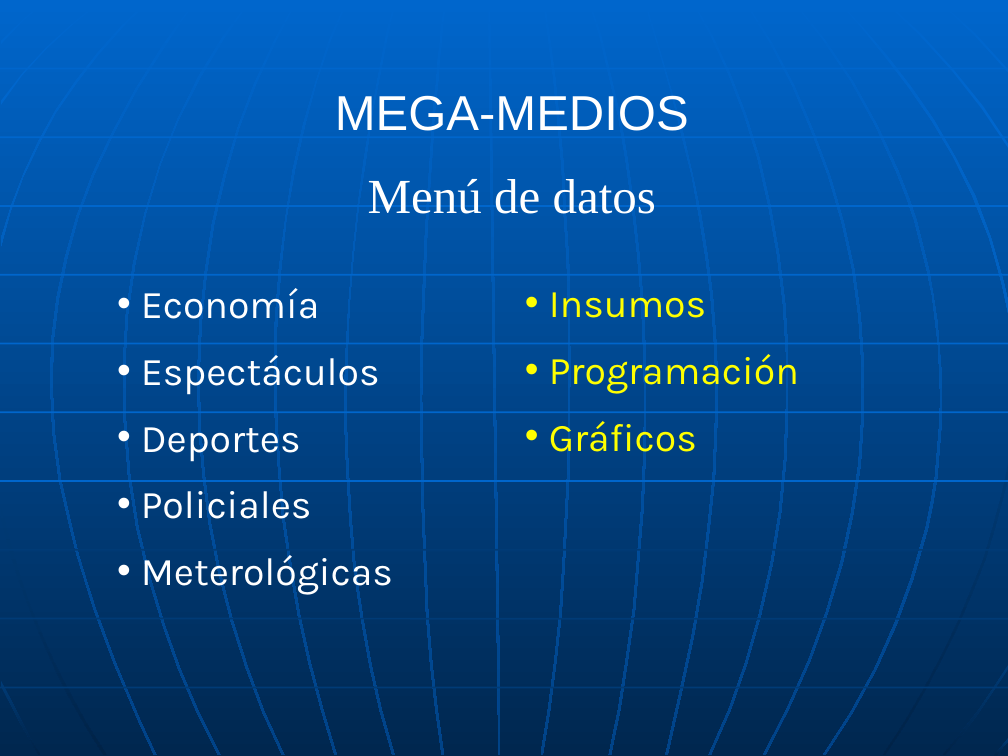
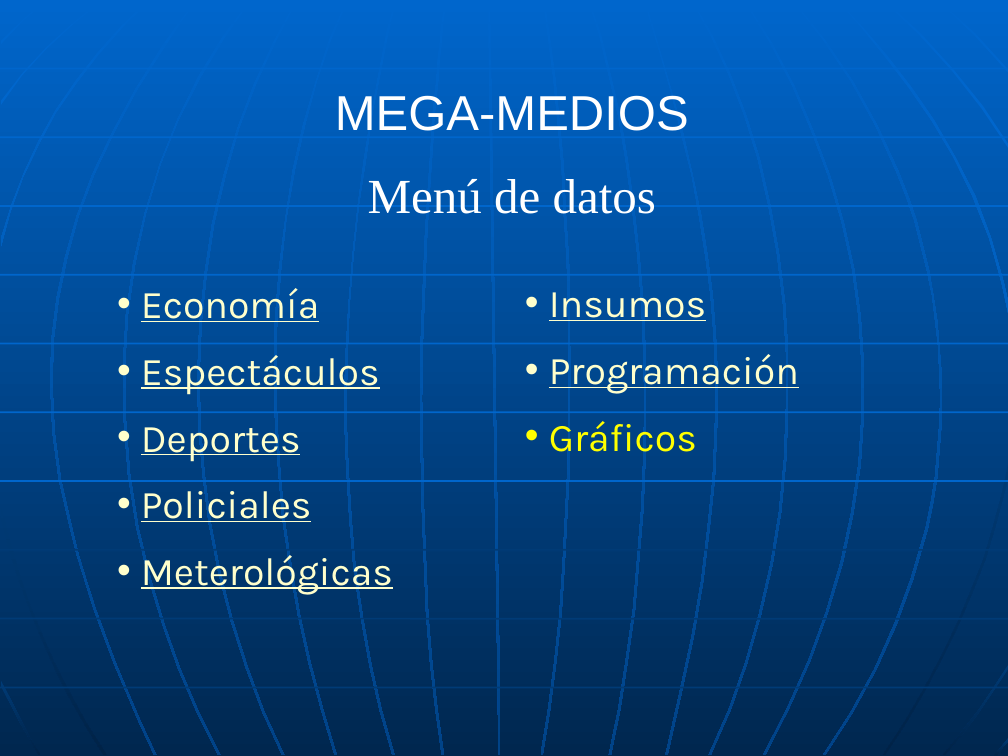
Before and after one commit to flan02/microsoftoffice, a slide deck: slide 1 of trabajos practicos/office-integracion/tp2/MEGA-MEDIOS.pptx. Drawn at 1008x756 pixels with LibreOffice and Linux fonts; fonts in the diff are those of the drawing. Boxes give left, top, right and bottom in pixels: in the first picture for what was removed or moved away, otherwise in the second. Text is boxed around its words. In the diff, an @@ line names an element or a change of style, - is before the commit and + after.

```diff
--- a/trabajos practicos/office-integracion/tp2/MEGA-MEDIOS.pptx
+++ b/trabajos practicos/office-integracion/tp2/MEGA-MEDIOS.pptx
@@ text "Economía" at (141, 288, 393, 595): text colour #FFFFFF to #FFFFCC, underline on @@
@@ text at (549, 292, 799, 394): text colour #FFFF00 to #FFFFCC, underline on in "Insumos", "Programación" @@
```
Also in this commit, not shown: 5 other slides changed, 2 slides added, 1 slide removed, 30 other files.
